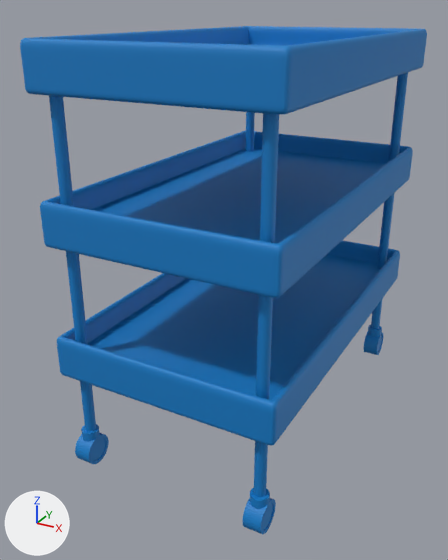
The glTF model src/worlds/KIN_ShootAndDrop/assets/models/Trolley.glb: old version first, new version second.
Rendered twice from a camera (50 mm lens) standing at (2.59, -5.38, 1.84) and looking at (-0.2, -0.3, -0.69). The axes (+X, +Y, +Z) are drawn at lower left. The lights are the same throughout. Where no turn or scale is listed for an object, it has been applied to the vertices.

Script lines for the objects in view, before the commit:
```python
ob_pcube29_lambert5_0 = bpy.data.objects.new('pCube29_lambert5_0', me_pcube29_lambert5_0)
ob_pcube29_lambert5_0.location = (0.0, 0.0, 1.33)
ob_pcube30_lambert5_0 = bpy.data.objects.new('pCube30_lambert5_0', me_pcube30_lambert5_0)
ob_pcube30_lambert5_0.location = (0.0, 0.0, 0.09)
ob_pcylinder1_lambert5_0 = bpy.data.objects.new('pCylinder1_lambert5_0', me_pcylinder1_lambert5_0)
ob_pcylinder1_lambert5_0.location = (0.9, 1.68, -0.46)
ob_pcylinder2_lambert5_0 = bpy.data.objects.new('pCylinder2_lambert5_0', me_pcylinder2_lambert5_0)
ob_pcylinder2_lambert5_0.location = (0.9, -1.68, -0.45)
ob_pcylinder7_lambert5_0 = bpy.data.objects.new('pCylinder7_lambert5_0', me_pcylinder7_lambert5_0)
ob_pcylinder7_lambert5_0.location = (-0.91, -1.69, -1.93)
ob_pcylinder7_lambert5_0_001 = bpy.data.objects.new('pCylinder7_lambert5_0.001', me_pcylinder7_lambert5_0_001)
ob_pcylinder7_lambert5_0_001.location = (0.9, -1.69, -1.93)
ob_pcylinder8_lambert5_0 = bpy.data.objects.new('pCylinder8_lambert5_0', me_pcylinder8_lambert5_0)
ob_pcylinder8_lambert5_0.location = (-0.91, -1.69, -2.1)
ob_pcylinder8_lambert5_0_001 = bpy.data.objects.new('pCylinder8_lambert5_0.001', me_pcylinder8_lambert5_0_001)
ob_pcylinder8_lambert5_0_001.location = (0.9, -1.69, -2.1)
ob_pcylinder8_lambert5_0_002 = bpy.data.objects.new('pCylinder8_lambert5_0.002', me_pcylinder8_lambert5_0_002)
ob_pcylinder8_lambert5_0_002.location = (0.9, 1.68, -2.1)
# also in view: 'pCylinder3_lambert5_0' at (-0.91, -1.68, -0.46); 'pCube32_lambert5_0' at (0.0, 0.0, -1.04)
```
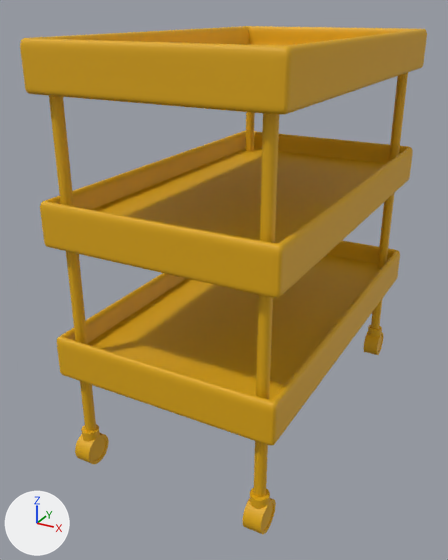
Where the change shows, as pixel boxes [x1, y1, x2, y2] in the pictures (448 x 560 px):
'pCube30_lambert5_0', recoloured (blue to yellow)
    both: [40, 131, 413, 298]
'pCube32_lambert5_0', recoloured (blue to yellow)
    both: [57, 240, 400, 445]
'pCube29_lambert5_0', recoloured (blue to yellow)
    both: [20, 26, 427, 114]
'pCylinder2_lambert5_0', recoloured (blue to yellow)
    both: [254, 113, 279, 497]
'pCylinder3_lambert5_0', recoloured
    both: [49, 96, 96, 432]
'pCylinder1_lambert5_0', recoloured
    both: [371, 73, 408, 329]
'pCylinder8_lambert5_0.001', recoloured
    both: [242, 498, 276, 534]
'pCylinder8_lambert5_0', recoloured
    both: [75, 433, 109, 464]
'pCylinder8_lambert5_0.002', recoloured
    both: [364, 332, 384, 355]
'pCylinder4_lambert5_0', recoloured
    both: [246, 112, 255, 152]
'pCylinder7_lambert5_0.001', recoloured (blue to yellow)
    both: [250, 488, 270, 509]
'pCylinder7_lambert5_0', recoloured
    both: [81, 424, 100, 442]

Diff of the bpy script that builds the scene:
```diff
--- a/src/worlds/KIN_ShootAndDrop/assets/models/Trolley.glb.py
+++ b/src/worlds/KIN_ShootAndDrop/assets/models/Trolley.glb.py
@@ me_pcube29_lambert5_0 @@
 me_pcube29_lambert5_0.from_pydata(...)  # 2522 vertices, 5040 faces; spans x -1.08..1.08, y -1.84..1.84, z -0.09..0.31
-me_pcube29_lambert5_0.materials.append(mat_lambert5)  # blue #047cc7
+me_pcube29_lambert5_0.materials.append(mat_lambert23)  # yellow #e0a900
@@ me_pcube30_lambert5_0 @@
 me_pcube30_lambert5_0.from_pydata(...)  # 2522 vertices, 5040 faces; spans x -1.08..1.08, y -1.84..1.84, z -0.09..0.31
-me_pcube30_lambert5_0.materials.append(mat_lambert5)  # blue #047cc7
+me_pcube30_lambert5_0.materials.append(mat_lambert23)  # yellow #e0a900
@@ me_pcylinder1_lambert5_0 @@
 me_pcylinder1_lambert5_0.from_pydata(...)  # 42 vertices, 80 faces; spans x -0.05..0.05, y -0.05..0.05, z -1.75..1.75
-me_pcylinder1_lambert5_0.materials.append(mat_lambert5)  # blue #047cc7
+me_pcylinder1_lambert5_0.materials.append(mat_lambert23)  # yellow #e0a900
@@ me_pcube32_lambert5_0 @@
 me_pcube32_lambert5_0.from_pydata(...)  # 2522 vertices, 5040 faces; spans x -1.08..1.08, y -1.84..1.84, z -0.09..0.31
-me_pcube32_lambert5_0.materials.append(mat_lambert5)  # blue #047cc7
+me_pcube32_lambert5_0.materials.append(mat_lambert23)  # yellow #e0a900
@@ me_pcylinder2_lambert5_0 @@
 me_pcylinder2_lambert5_0.from_pydata(...)  # 42 vertices, 80 faces; spans x -0.05..0.05, y -0.05..0.05, z -1.75..1.75
-me_pcylinder2_lambert5_0.materials.append(mat_lambert5)  # blue #047cc7
+me_pcylinder2_lambert5_0.materials.append(mat_lambert23)  # yellow #e0a900
@@ me_pcylinder3_lambert5_0 @@
 me_pcylinder3_lambert5_0.from_pydata(...)  # 42 vertices, 80 faces; spans x -0.05..0.05, y -0.05..0.05, z -1.75..1.75
-me_pcylinder3_lambert5_0.materials.append(mat_lambert5)  # blue #047cc7
+me_pcylinder3_lambert5_0.materials.append(mat_lambert23)  # yellow #e0a900
@@ me_pcylinder4_lambert5_0 @@
 me_pcylinder4_lambert5_0.from_pydata(...)  # 42 vertices, 80 faces; spans x -0.05..0.05, y -0.05..0.05, z -1.75..1.75
-me_pcylinder4_lambert5_0.materials.append(mat_lambert5)  # blue #047cc7
+me_pcylinder4_lambert5_0.materials.append(mat_lambert23)  # yellow #e0a900
@@ me_pcylinder7_lambert5_0 @@
 me_pcylinder7_lambert5_0.from_pydata(...)  # 82 vertices, 160 faces; spans x -0.084..0.084, y -0.084..0.084, z -0.049..0.049
-me_pcylinder7_lambert5_0.materials.append(mat_lambert5)  # blue #047cc7
+me_pcylinder7_lambert5_0.materials.append(mat_lambert23)  # yellow #e0a900
@@ me_pcylinder8_lambert5_0 @@
 me_pcylinder8_lambert5_0.from_pydata(...)  # 682 vertices, 1360 faces; spans x -0.084..0.085, y -0.149..0.149, z -0.149..0.149
-me_pcylinder8_lambert5_0.materials.append(mat_lambert5)  # blue #047cc7
+me_pcylinder8_lambert5_0.materials.append(mat_lambert23)  # yellow #e0a900
@@ me_pcylinder7_lambert5_0_001 @@
 me_pcylinder7_lambert5_0_001.from_pydata(...)  # 82 vertices, 160 faces; spans x -0.084..0.084, y -0.084..0.084, z -0.049..0.049
-me_pcylinder7_lambert5_0_001.materials.append(mat_lambert5)  # blue #047cc7
+me_pcylinder7_lambert5_0_001.materials.append(mat_lambert23)  # yellow #e0a900
@@ me_pcylinder8_lambert5_0_001 @@
 me_pcylinder8_lambert5_0_001.from_pydata(...)  # 682 vertices, 1360 faces; spans x -0.084..0.085, y -0.149..0.149, z -0.149..0.149
-me_pcylinder8_lambert5_0_001.materials.append(mat_lambert5)  # blue #047cc7
+me_pcylinder8_lambert5_0_001.materials.append(mat_lambert23)  # yellow #e0a900
@@ me_pcylinder8_lambert5_0_002 @@
 me_pcylinder8_lambert5_0_002.from_pydata(...)  # 682 vertices, 1360 faces; spans x -0.084..0.085, y -0.149..0.149, z -0.149..0.149
-me_pcylinder8_lambert5_0_002.materials.append(mat_lambert5)  # blue #047cc7
+me_pcylinder8_lambert5_0_002.materials.append(mat_lambert23)  # yellow #e0a900
```
